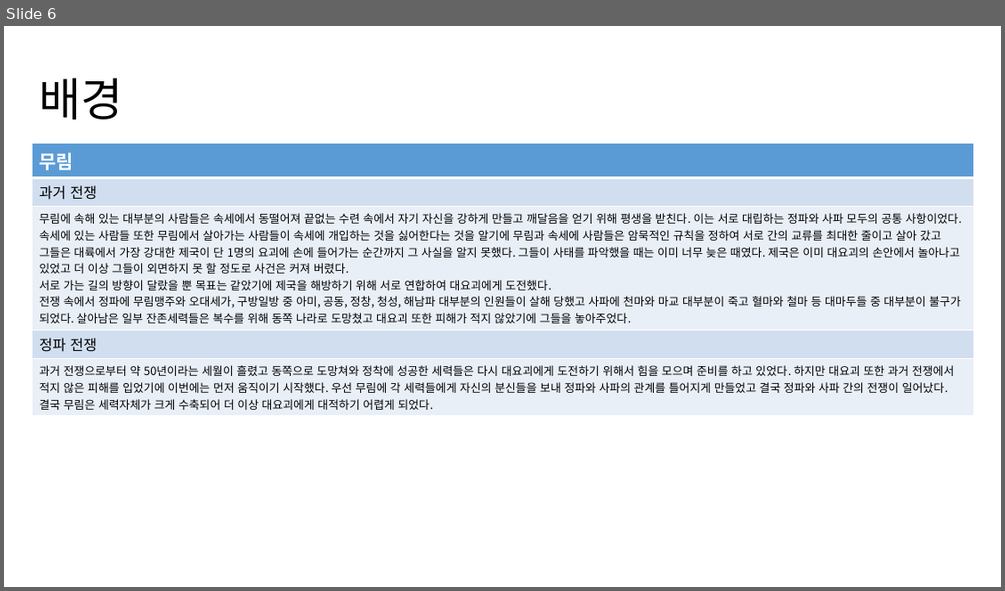
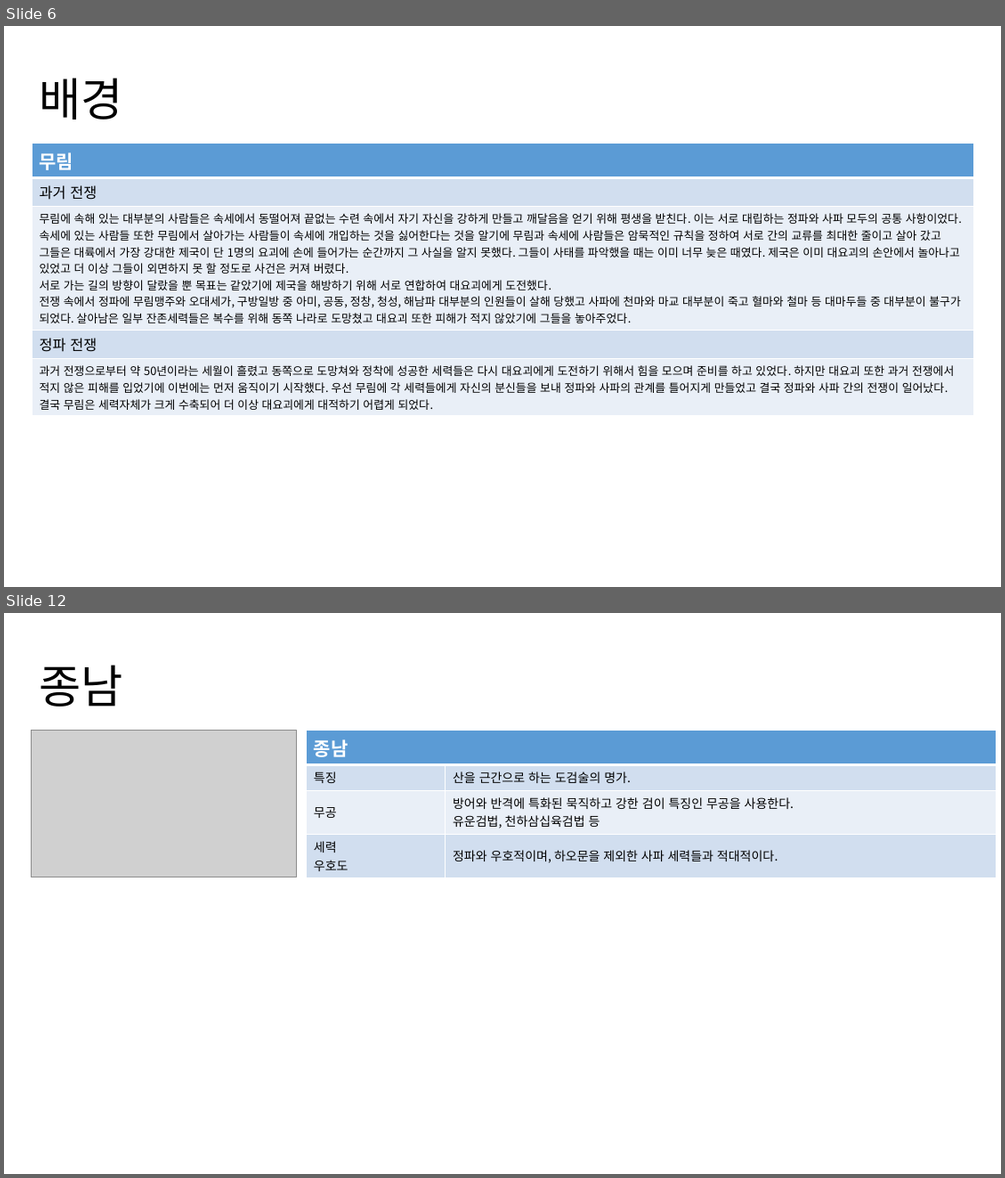
Before and after one commit to yjk0401/unityenginebasic_9th, a slide deck: 기획/세력 기획서.pptx. Shown one above the other, each under a label of ours: slide 6 before the commit, slides 6 and 12 after it; the slides between them are not shown. The pictures are 1005x591 and 1005x1178 pixels, drawn with LibreOffice and Linux fonts; fonts in the diff are those of the drawing; grey boxes stand for pictures. Boxes give left, top, right and bottom in pixels: in the first picture for what was removed or moved away, otherwise in the second. Text is boxed around its words. In the diff, an @@ line names an element or a change of style, - is before the commit and + after.

```diff
--- a/기획/세력 기획서.pptx
+++ b/기획/세력 기획서.pptx
@@ slide 12 added at (4,613,1001,1174), background #FFFFFF @@
@@ title added at (39,665,122,706), 44 pt, text #000000 @@
+종남
@@ picture added at (32,730,297,877) @@
@@ table added at (306,730,996,875), 4 rows, 2 columns @@
+종남 | 
+특징 | 산을 근간으로 하는 도검술의 명가.
+무공 | 방어와 반격에 특화된 묵직하고 강한 검이 특징인 무공을 사용한다. / 유운검법, 천하삼십육검법 등
+세력 / 우호도 | 정파와 우호적이며, 하오문을 제외한 사파 세력들과 적대적이다.
```
Also in this commit, not shown: 4 slides changed, 7 other slides added, 1 slide removed, 1 other file.
